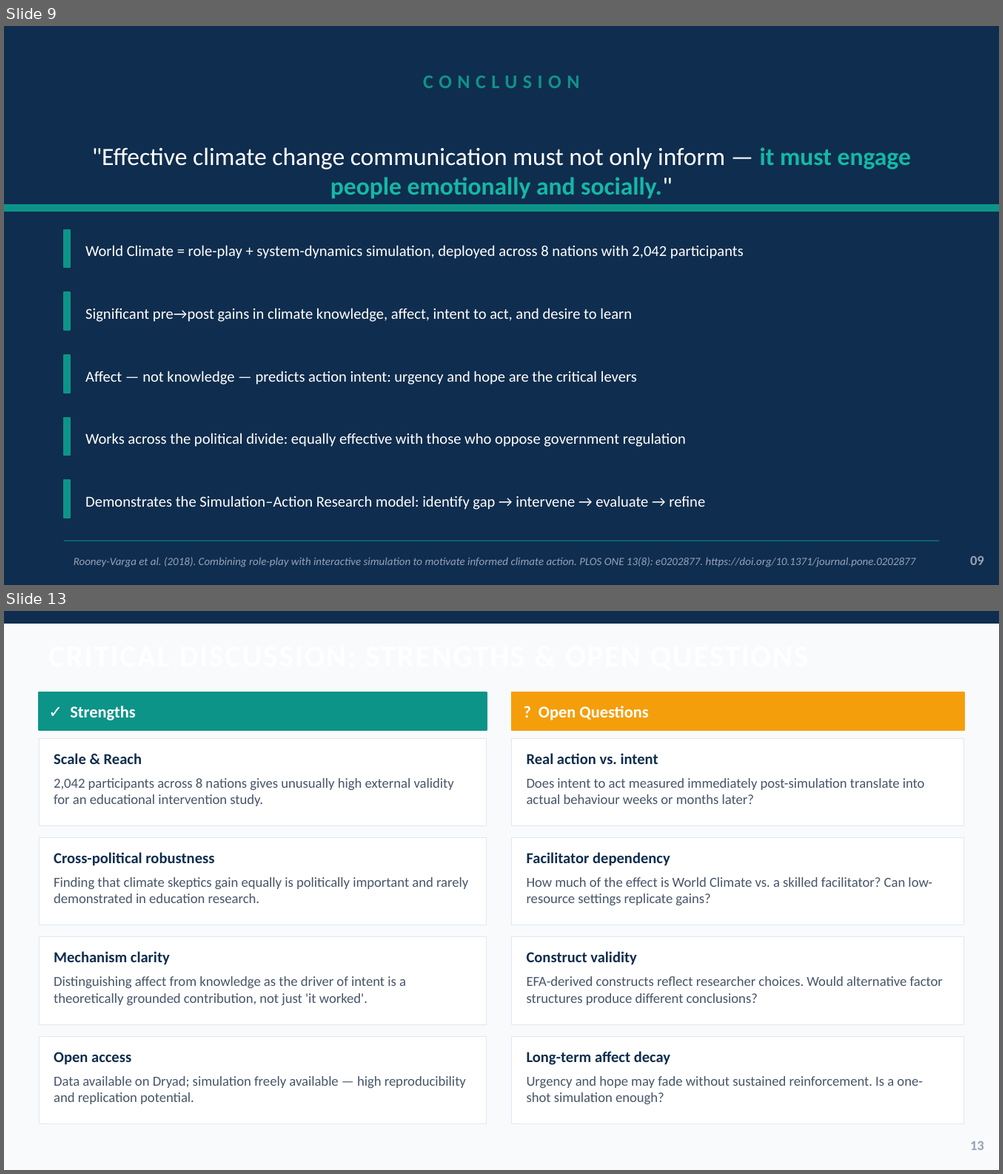
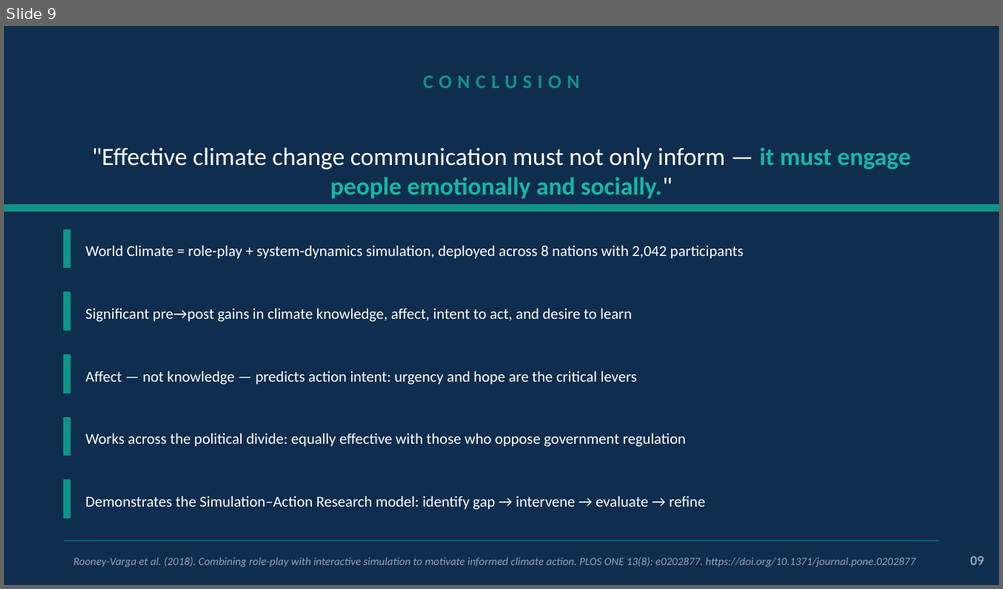
Before and after one commit to ogzknttgl/presentation, a slide deck: WorldClimate_v2.pptx. Shown one above the other, each under a label of ours: slides 9 and 13 before the commit, slide 9 after it; the slides between them are not shown. The pictures are 1003x1174 and 1003x589 pixels, drawn with LibreOffice and Linux fonts; fonts in the diff are those of the drawing. Boxes give left, top, right and bottom in pixels: in the first picture for what was removed or moved away, otherwise in the second. Text is boxed around its words. In the diff, an @@ line names an element or a change of style, - is before the commit and + after.

```diff
--- a/WorldClimate_v2.pptx
+++ b/WorldClimate_v2.pptx
@@ slide 13 removed at (4, 611, 999, 1170), background #F8FAFC @@
@@ rectangle removed at (4, 611, 999, 623) @@
@@ rectangle removed at (39, 692, 486, 730) @@
@@ rectangle removed at (511, 692, 964, 730) @@
@@ text removed at (70, 706, 135, 721) @@
-✓ Strengths
@@ text removed at (538, 706, 648, 721) @@
-? Open Questions
@@ rectangle removed at (39, 738, 486, 826) @@
@@ rectangle removed at (511, 738, 964, 826) @@
@@ text removed at (54, 753, 142, 764) @@
-Scale & Reach
@@ text removed at (526, 753, 658, 764) @@
-Real action vs. intent
@@ text removed at (54, 778, 454, 806) @@
-2,042 participants across 8 nations gives unusually high external validity for an educational intervention study.
@@ text removed at (526, 778, 925, 804) @@
-Does intent to act measured immediately post-simulation translate into actual behaviour weeks or months later?
@@ rectangle removed at (39, 837, 486, 925) @@
@@ text removed at (54, 852, 214, 866) @@
-Cross-political robustness
@@ rectangle removed at (511, 837, 964, 925) @@
@@ text removed at (526, 852, 670, 866) @@
-Facilitator dependency
@@ text removed at (54, 877, 468, 903) @@
-Finding that climate skeptics gain equally is politically important and rarely demonstrated in education research.
@@ text removed at (526, 877, 932, 906) @@
-How much of the effect is World Climate vs. a skilled facilitator? Can low-resource settings replicate gains?
@@ rectangle removed at (39, 937, 486, 1025) @@
@@ rectangle removed at (511, 937, 964, 1025) @@
@@ text removed at (54, 951, 170, 965) @@
-Mechanism clarity
@@ text removed at (526, 951, 637, 965) @@
-Construct validity
@@ text removed at (54, 977, 406, 1005) @@
-Distinguishing affect from knowledge as the driver of intent is a theoretically grounded contribution, not just 'it worked'.
@@ text removed at (526, 977, 942, 1005) @@
-EFA-derived constructs reflect researcher choices. Would alternative factor structures produce different conclusions?
@@ rectangle removed at (39, 1037, 486, 1125) @@
@@ text removed at (54, 1052, 131, 1065) @@
-Open access
@@ rectangle removed at (511, 1037, 964, 1125) @@
@@ text removed at (526, 1051, 670, 1065) @@
-Long-term affect decay
@@ text removed at (54, 1076, 466, 1105) @@
-Data available on Dryad; simulation freely available — high reproducibility and replication potential.
@@ text removed at (526, 1076, 922, 1105) @@
-Urgency and hope may fade without sustained reinforcement. Is a one-shot simulation enough?
@@ text removed at (970, 1142, 984, 1150) @@
-13
```
Also in this commit, not shown: 13 slides changed.
